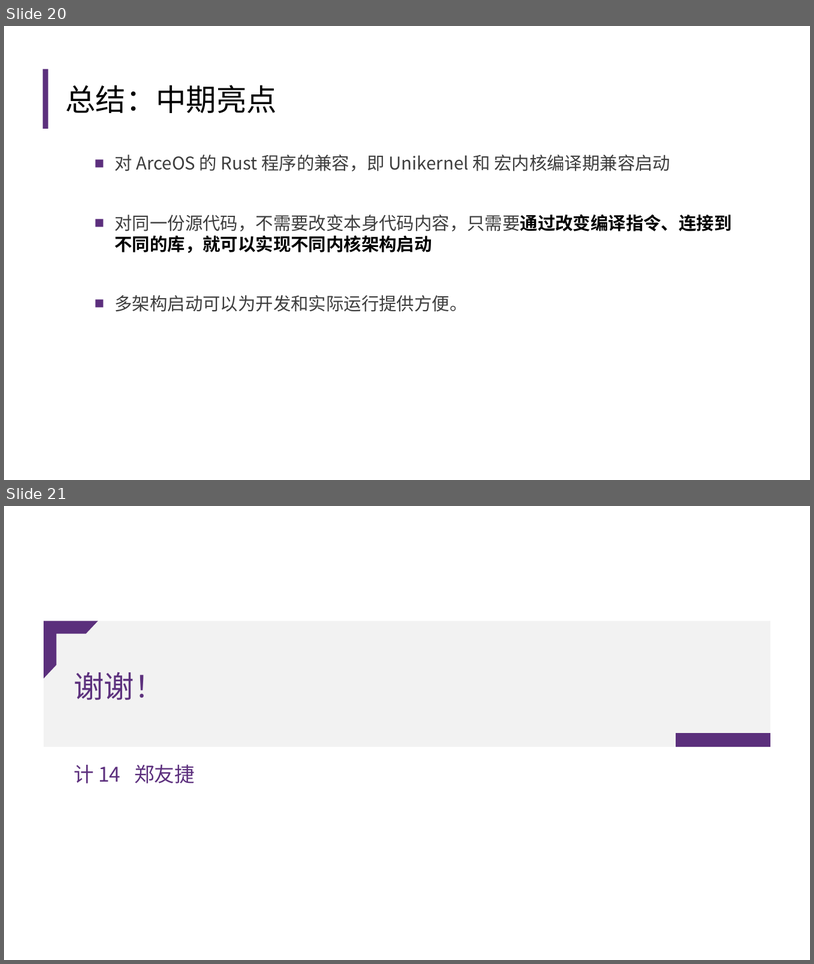
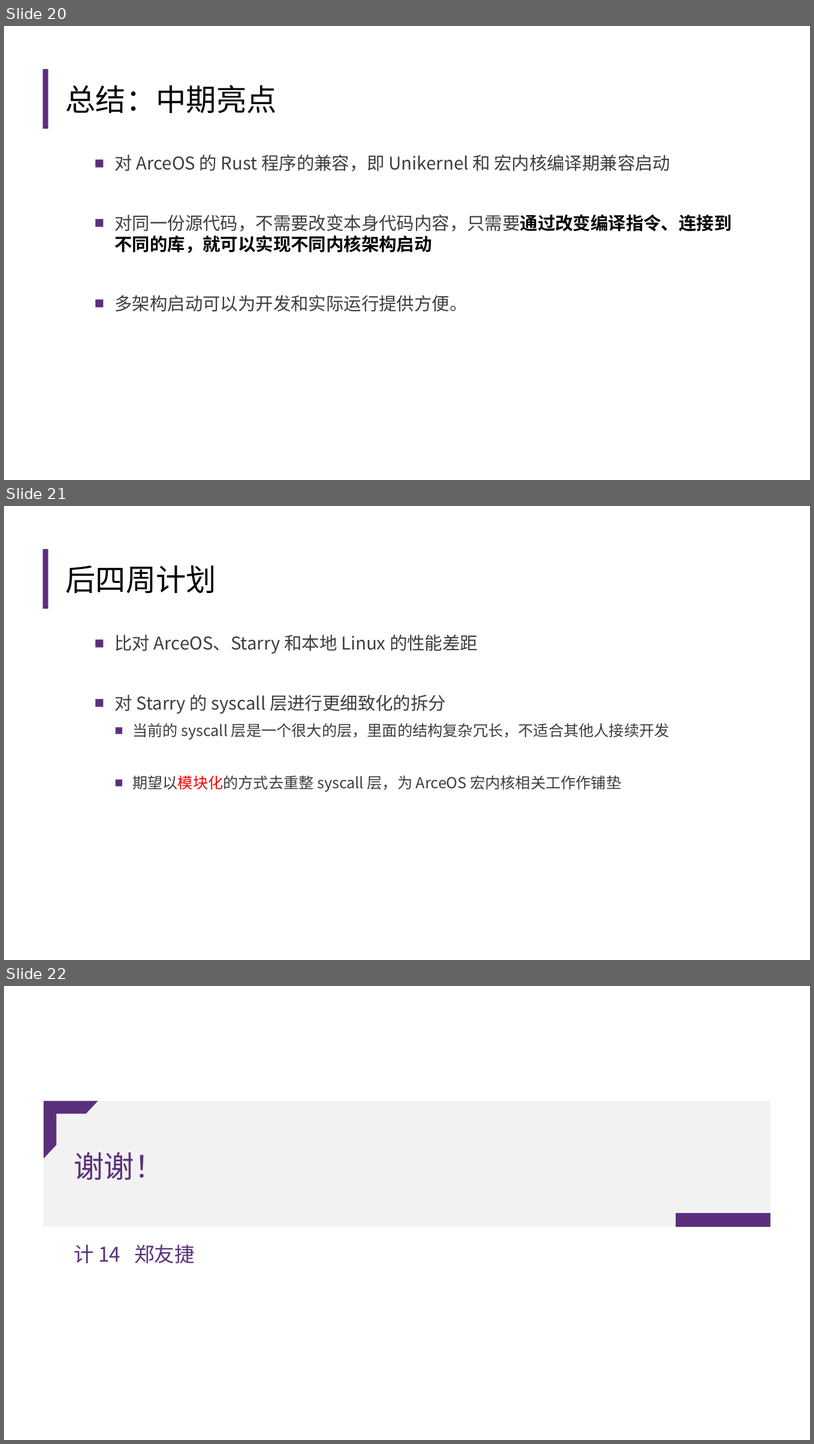
Before and after one commit to Starry-OS/Starry, a slide deck: OS-Train-Repo/中期报告.pptx. Shown one above the other, each under a label of ours: slides 20 and 21 before the commit, slides 20, 21 and 22 after it. The pictures are 814x964 and 814x1444 pixels, drawn with LibreOffice and Linux fonts; fonts in the diff are those of the drawing; background and template pictures are left out. Boxes give left, top, right and bottom in pixels: in the first picture for what was removed or moved away, otherwise in the second. Text is boxed around its words. In the diff, an @@ line names an element or a change of style, - is before the commit and + after.

```diff
--- a/OS-Train-Repo/中期报告.pptx
+++ b/OS-Train-Repo/中期报告.pptx
@@ slide 21 added at <box>4,506,810,960</box>, background #FFFFFF; not listed: 1 template element that a slide beside it also shows @@
@@ text added at <box>65,565,216,593</box>, 36 pt, text #000000 @@
+后四周计划
@@ text added at <box>115,634,670,792</box>, 18 pt, text #3D3D3D @@
+  ■ 比对 ArceOS、Starry 和本地 Linux 的性能差距
+  ■ 对 Starry 的 syscall 层进行更细致化的拆分
+    ■ 当前的 syscall 层是一个很大的层，里面的结构复杂冗长，不适合其他人接续开发
+    ■ 期望以模块化的方式去重整 syscall 层，为 ArceOS 宏内核相关工作作铺垫
@@ what was slide 21 is now slide 22 @@
```
Also in this commit, not shown: 1 slide changed.
